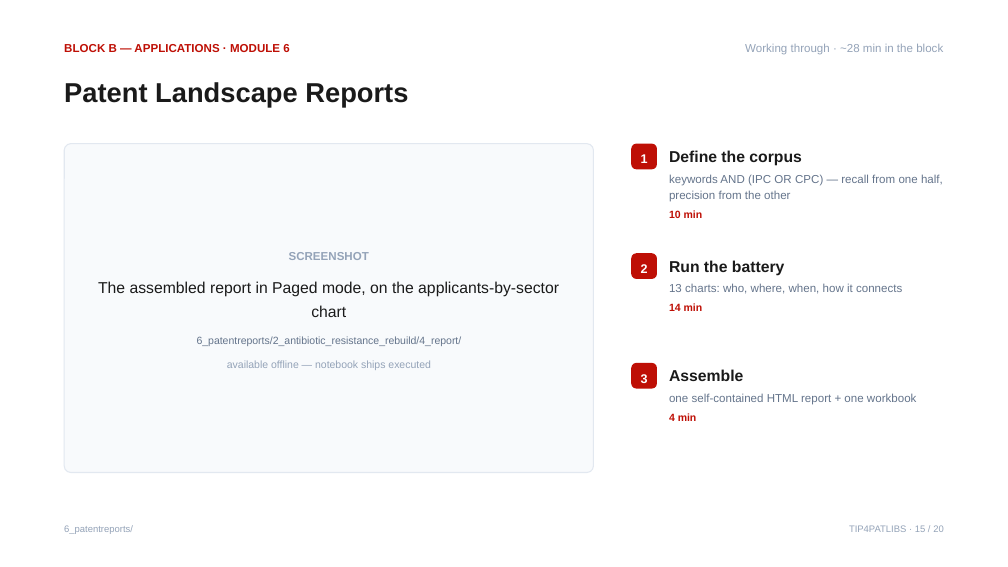
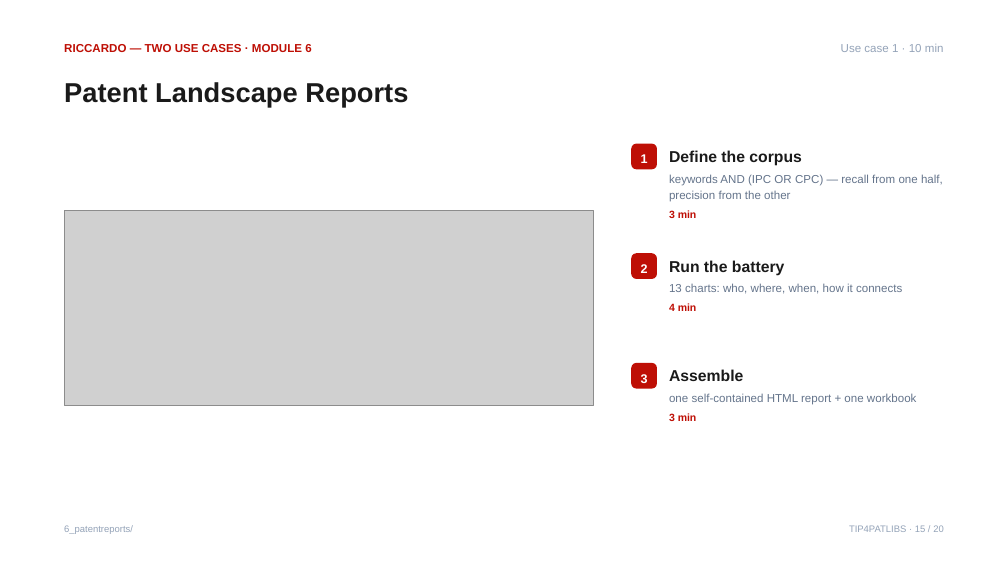
Before and after one commit to mtcberlin/epo-tip4patlibs, a slide deck: slide 15 of 9_documentation/course/TIP4PATLIBS_workshop.pptx. Drawn at 1008x567 pixels with LibreOffice and Linux fonts; fonts in the diff are those of the drawing; grey boxes stand for pictures. Boxes give left, top, right and bottom in pixels: in the first picture for what was removed or moved away, otherwise in the second. Text is boxed around its words. In the diff, an @@ line names an element or a change of style, - is before the commit and + after.

```diff
--- a/9_documentation/course/TIP4PATLIBS_workshop.pptx
+++ b/9_documentation/course/TIP4PATLIBS_workshop.pptx
@@ text at <box>64,43,311,55</box>: text changed @@
-BLOCK B — APPLICATIONS · MODULE 6
+RICCARDO — TWO USE CASES · MODULE 6
@@ text at <box>841,44,944,52</box>: text changed @@
-Working through · ~28 min in the block
+Use case 1 · 10 min
@@ rounded rectangle removed at <box>64,144,594,473</box> @@
-SCREENSHOT
-The assembled report in Paged mode, on the applicants-by-sector chart
-6_patentreports/2_antibiotic_resistance_rebuild/4_report/
-available offline — notebook ships executed
@@ picture added at <box>64,210,594,405</box> @@
@@ text at <box>669,210,697,218</box>: text changed @@
-10 min
+3 min
@@ text at <box>669,303,697,311</box>: text changed @@
-14 min
+4 min
@@ text at <box>669,413,697,421</box>: text changed @@
-4 min
+3 min
```
Also in this commit, not shown: 19 other slides changed, 16 other files.
